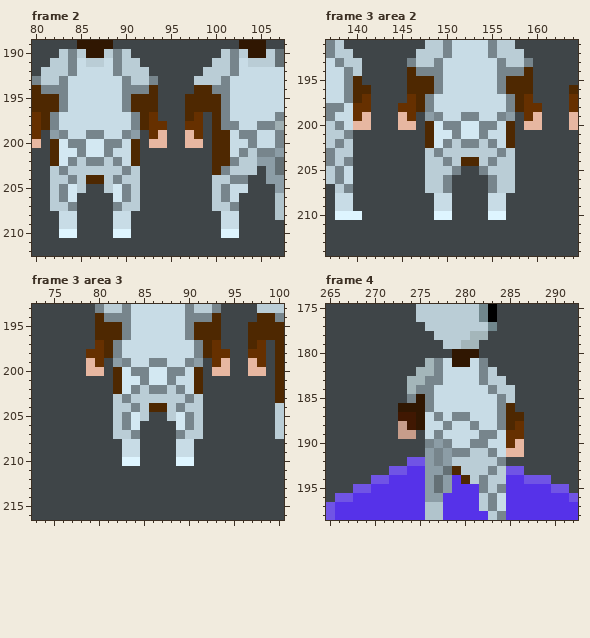
Pixel-art file: Dibujo/Aseprite/Practicando/Jugador/Pruebas_Jugador.aseprite. The picture above was drawn from the file before the commit.
360x230 pixels, 8 frames. Colours within 5 levels of each other are drawn and written as one. Shown: frame 2: x 80..107, y 189..212; frame 3 area 2: x 137..164, y 191..214; frame 3 area 3: x 73..100, y 193..216; frame 4: x 265..292, y 175..198. The commit also changed other frames or places, which this record leaves out.
Now the later version:
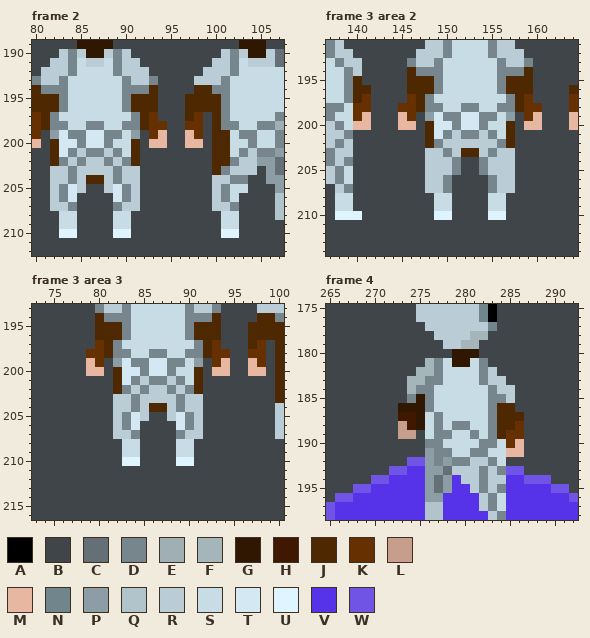
Palette (. is transparent): A #000000  B #3f4548  C #647075  D #77858c  E #9fafb3  F #a4b6ba  G #301702  H #401802  J #4e2801  K #663000  L #c79d8b  M #e7b7a1  N #70868c  P #8c9da6  Q #b1c4cc  R #bacdd6  S #c8dce6  T #d3e8f2  U #def5ff  V #5632e9  W #7054e5
Message: BackUp_Dibujo_013 Animacion_Caminar_Guerrero
Change:
Frame 2, layer "Templates":
y 198: x 83 S -> D; x 86..87 SS -> DD; x 90 S -> D
y 199: x 83..90 DSSDDSSD -> TDDTTDDS
y 200: x 84 D -> T; x 89 D -> S
y 201: x 84..89 TDTTDS -> DRDDRD
y 202: x 83..90 TDRDDRDS -> DRDRRDRD
y 203: x 83..84 DR -> RD; x 89..90 RD -> DR
Frame 3 area 2, layer "Templates":
y 198: x 149 S -> D; x 152..153 SS -> DD; x 156 S -> D
y 199: x 149..156 DSSDDSSD -> TDDTTDDS
y 200: x 150 D -> T; x 155 D -> S
y 201: x 150..155 TDTTDS -> DRDDRD
y 202: x 149..150 TD -> DR; x 152..153 DD -> RR; x 155..156 DS -> RD
y 203: x 149..150 DR -> RD; x 152..153 RR -> JJ; x 155..156 RD -> DR
y 204: x 150..155 DRJJRD -> RDBBDR
Frame 3 area 3, layer "Templates": the same change as frame 2
Frame 4, layer "Guerrero":
y 185: x 283 S -> D
y 186: x 283..284 SD -> DJ
y 187: x 279..280 DD -> SS; x 283..284 SD -> DJ
y 188: x 277..281 SDSSD -> DSDDS; x 283..284 SD -> DJ
y 189: x 278 S -> D; x 281..282 SD -> DS; x 284 S -> J
y 190: x 277..278 PD -> DS; x 281 D -> S; x 283 S -> D
y 191: x 278..283 PDDRRD -> DSSDDS
y 192: x 279..280 RR -> DD; x 283..284 RD -> DS
y 193: x 279 J -> R; x 282..284 RDR -> DRD
y 194: x 280 J -> R
y 195: x 281 V -> R
Changed places in both pictures, as pixel boxes (x1, y1, x2, y2):
changed: (59, 121, 131, 175)
changed: (434, 103, 506, 166)
changed: (122, 349, 194, 403)
changed: (434, 394, 506, 493)
